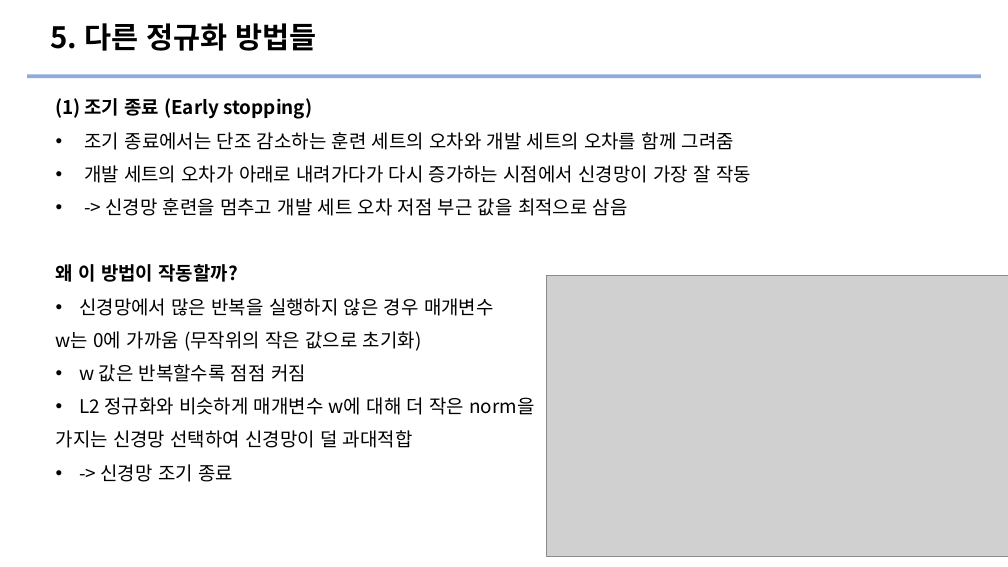
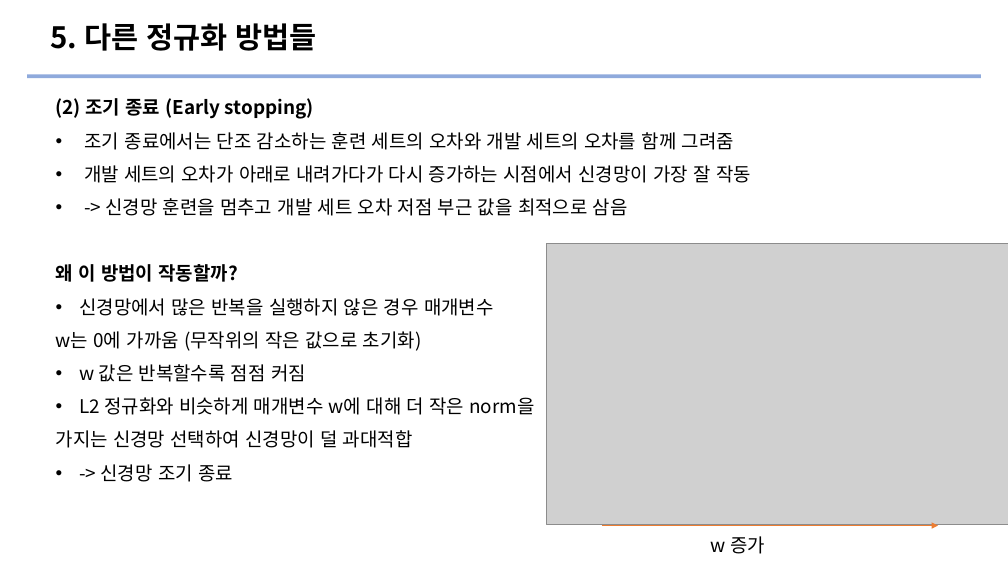
Before and after one commit to Ewha-Euron/5th-Mid-DL, a slide deck: slide 22 of [8주차] 신경망 네트워크의 정규화 발표자료.pptx. Drawn at 1008x567 pixels with LibreOffice and Linux fonts; fonts in the diff are those of the drawing; grey boxes stand for pictures. Boxes give left, top, right and bottom in pixels: in the first picture for what was removed or moved away, otherwise in the second. Text is boxed around its words. In the diff, an @@ line names an element or a change of style, - is before the commit and + after.

Commit message:
[8주차] 신경망 네트워크의 정규화 발표자료 수정본

```diff
--- a/[8주차] 신경망 네트워크의 정규화 발표자료.pptx
+++ b/[8주차] 신경망 네트워크의 정규화 발표자료.pptx
@@ subtitle at [56, 98, 314, 119]: text changed @@
-(1) 조기 종료 (Early stopping)
+(2) 조기 종료 (Early stopping)
@@ picture: place and size @@
-picture at [546, 275, 1008, 557]
+picture at [546, 243, 1008, 525]
@@ arrow added from (602, 526) to (938, 526), #ED7D31 0.5 pt @@
@@ text added at [711, 536, 765, 554], 18 pt, text #000000 @@
+w 증가
```
Also in this commit, not shown: 5 other slides changed, 7 slides added.
